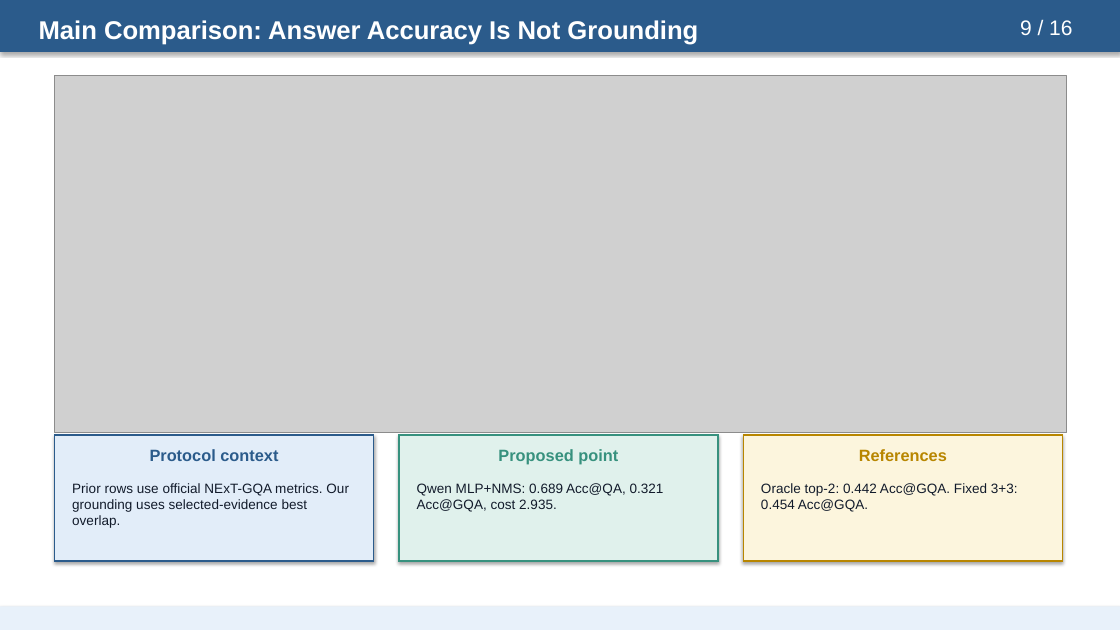
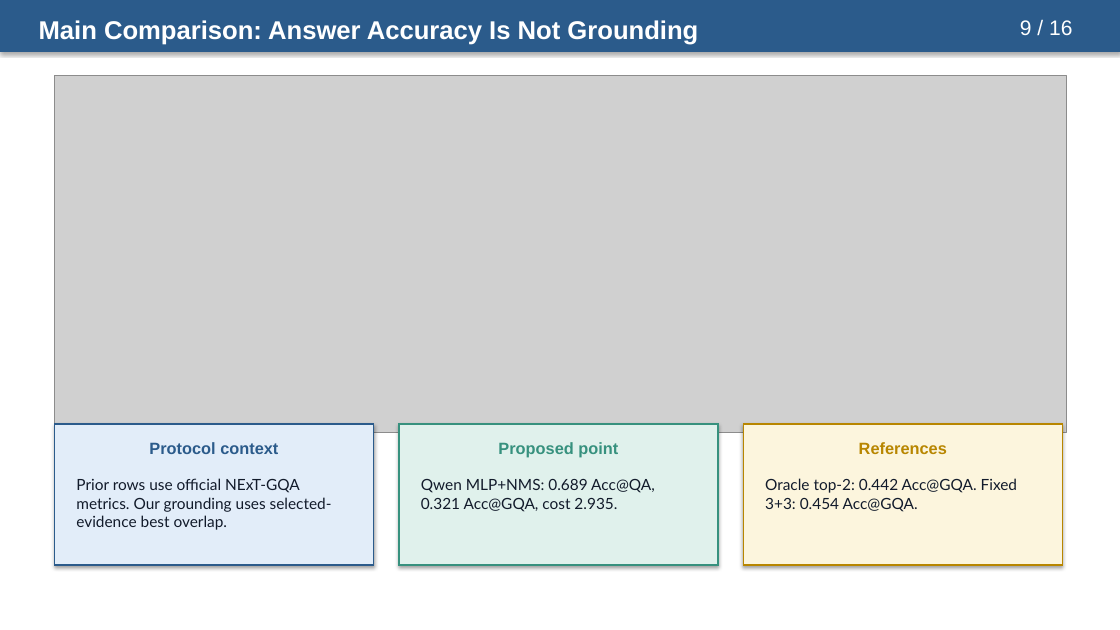
Before and after one commit to riteshthawkar/adaptive-evidence-grounded-videoqa, a slide deck: slide 9 of docs/presentation/adaptive_evidence_acquisition_grounded_videoqa_presentation.pptx. Drawn at 1120x630 pixels with LibreOffice and Linux fonts; fonts in the diff are those of the drawing; grey boxes stand for pictures. Boxes give left, top, right and bottom in pixels: in the first picture for what was removed or moved away, otherwise in the second. Text is boxed around its words. In the diff, an @@ line names an element or a change of style, - is before the commit and + after.

Commit message:
Polish presentation layout and closing slide

```diff
--- a/docs/presentation/adaptive_evidence_acquisition_grounded_videoqa_presentation.pptx
+++ b/docs/presentation/adaptive_evidence_acquisition_grounded_videoqa_presentation.pptx
@@ rectangle: place and size @@
-rectangle at bbox=[55, 435, 374, 561]
+rectangle at bbox=[55, 424, 374, 565]
@@ rectangle: place and size @@
-rectangle at bbox=[399, 435, 718, 561]
+rectangle at bbox=[399, 424, 718, 565]
@@ rectangle: place and size @@
-rectangle at bbox=[744, 435, 1063, 561]
+rectangle at bbox=[744, 424, 1063, 565]
@@ 3 texts: place and size @@
-3 texts at bbox=[150, 449, 947, 465]
+3 texts at bbox=[149, 442, 947, 458]
@@ size 11.6 to 13.2 pt, font Arial to Lato; more space between paragraphs in 3 elements at bbox=[76, 478, 332, 530], bbox=[421, 479, 655, 512], bbox=[765, 478, 1017, 512] @@
@@ rectangle removed at bbox=[0, 607, 1120, 630] @@
```
Also in this commit, not shown: 15 other slides changed.
